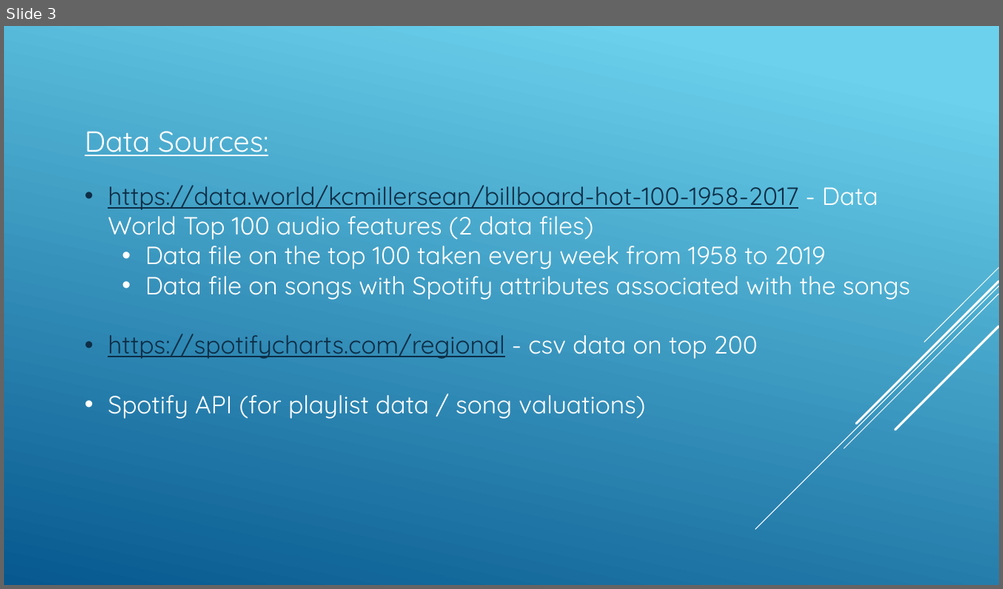
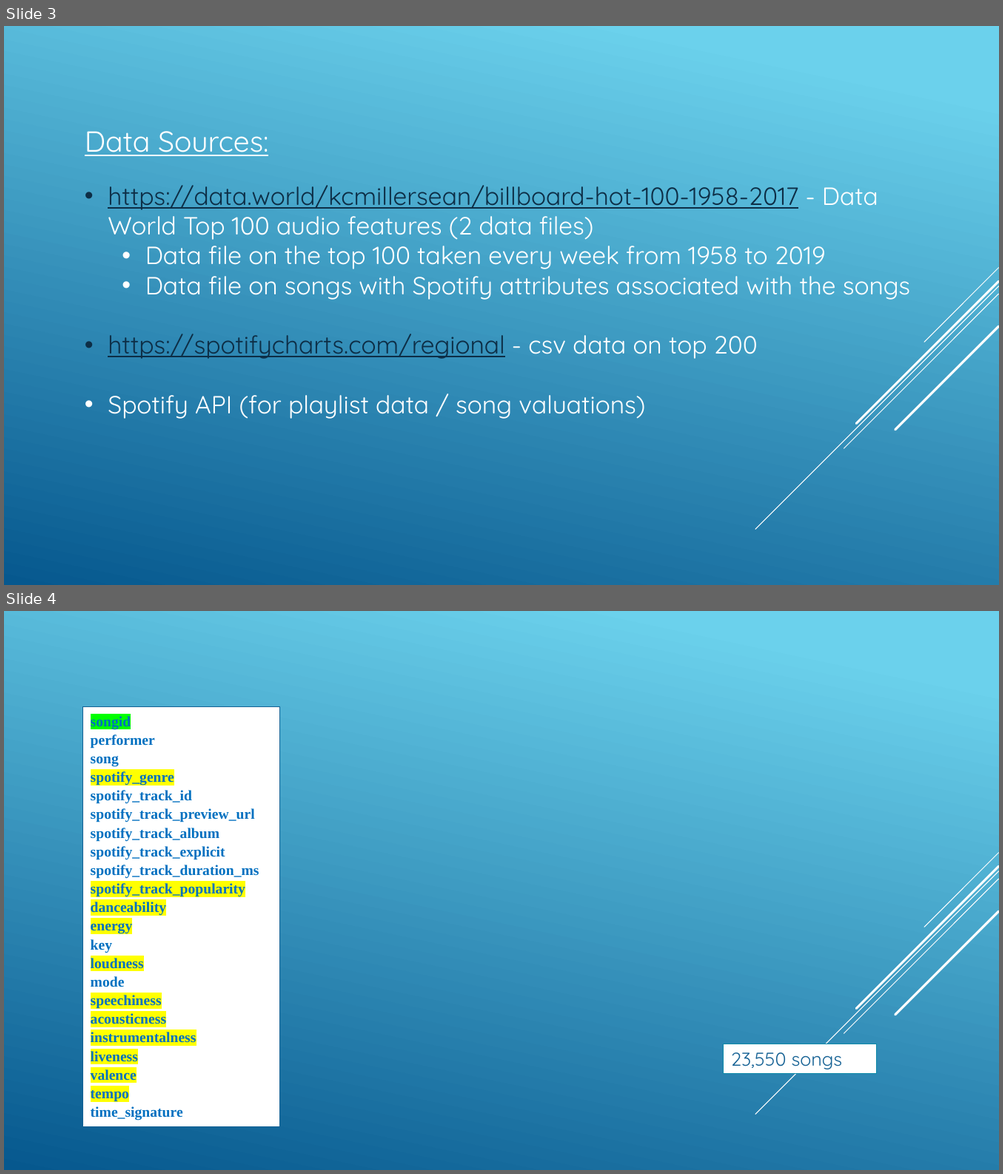
Before and after one commit to rlylecastro/project1, a slide deck: Presentation.pptx. Shown one above the other, each under a label of ours: slide 3 before the commit, slides 3 and 4 after it. The pictures are 1003x589 and 1003x1174 pixels, drawn with LibreOffice and Linux fonts; fonts in the diff are those of the drawing; background and template pictures are left out. Boxes give left, top, right and bottom in pixels: in the first picture for what was removed or moved away, otherwise in the second. Text is boxed around its words. In the diff, an @@ line names an element or a change of style, - is before the commit and + after.

```diff
--- a/Presentation.pptx
+++ b/Presentation.pptx
@@ slide 4 added at (x1=4, y1=611, x2=999, y2=1170), background picture (left out); not listed: 5 template elements that a slide beside it also shows @@
@@ rectangle added at (x1=83, y1=707, x2=279, y2=1128), fill #FFFFFF, outline #146194 0.75 pt, 14 pt, text #0070C0, bold @@
+songid
+performer
+song
+spotify_genre
+spotify_track_id
+spotify_track_preview_url
+spotify_track_album
+spotify_track_explicit
+spotify_track_duration_ms
+spotify_track_popularity
+danceability
+energy
+key
+loudness
+mode
+speechiness
+acousticness
+instrumentalness
+liveness
+valence
+tempo
+time_signature
@@ rectangle added at (x1=723, y1=1044, x2=876, y2=1073), fill #FFFFFF, outline #0D89A8 0.75 pt, 18 pt, text #146194 @@
+23,550 songs
```
Also in this commit, not shown: 7 slides changed, 9 other slides added, 5 slides removed, 1 other file.
